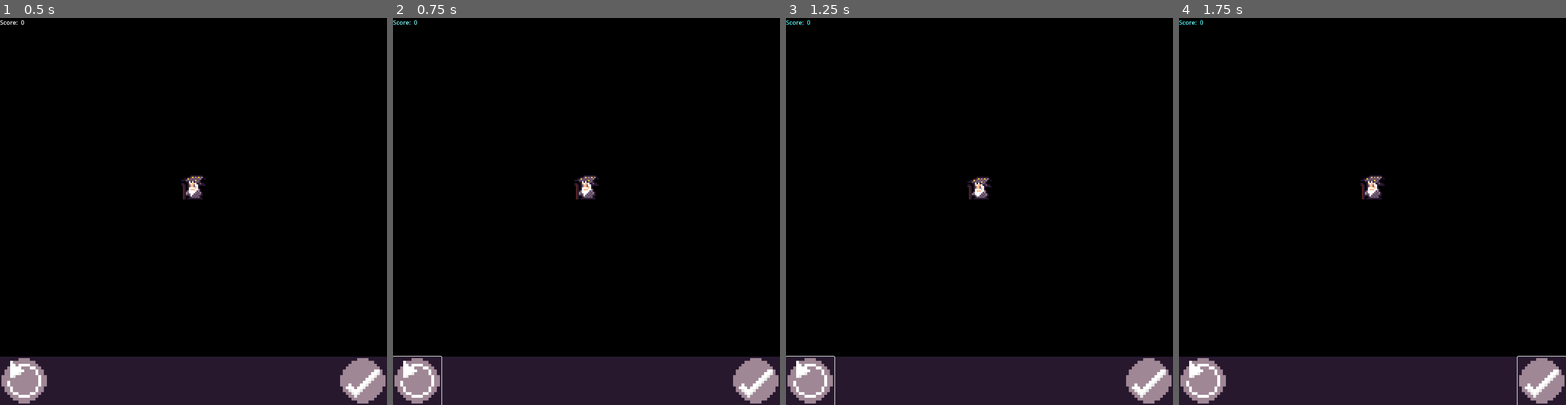
Above: before the commit, frames 1-4 (left to right).
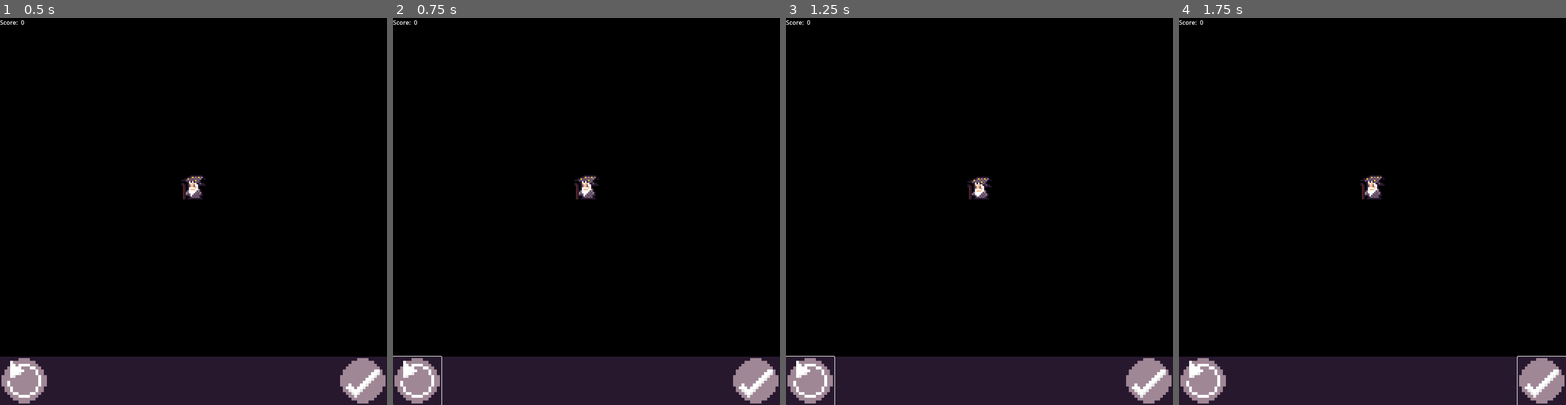
Above: after the commit, the same moments.

Repository: fourbytes/LD55
Game: Godot game, scene res://Main.tscn
Two runs of this game, one before a commit and one after it. Both use one fixed random seed, a clock stepped at 60 frames per second and the inputs below.
Inputs (mouse positions are in pixels of both pictures, inside the frame that each line leads up to):
- Up to frame 1 (0.5 s): no input
- Up to frame 2 (0.75 s): click (416, 381) at 0.5 s
- Up to frame 3 (1.25 s): no input
- Up to frame 4 (1.75 s): click (1542, 381) at 1.25 s

Frame 1 is identical in both runs. In frame 2, less than 0.1% of the frame differs, in the area x 0-13%, y 0-88%; in frame 3, less than 0.1%; in frame 4, less than 0.1%, in the area x 0-100%, y 0-88%.

Commit message:
clean up

Diff:
--- a/scenes/GameSession/LetterCircle/LetterCircle.gd
+++ b/scenes/GameSession/LetterCircle/LetterCircle.gd
@@ -16,7 +16,7 @@
 	self.z_index = 0
 	get_tree().root.size_changed.connect(_on_viewport_size_changed)
 	Store.tiles_changed.connect(_on_tiles_changed)
-	Store.score_changed.connect(_on_tiles_changed)
+	Store.score_changed.connect(_on_score_change)
 
 	# TODO: Move timer into it's own scene.
 	# Start the timer
@@ -27,7 +27,7 @@
 	add_child(timer)
 	timer.start()
 
-	update_letters()
+
 
 func get_center():
 	return get_viewport_rect().get_center() - Vector2(0, 64)
@@ -35,13 +35,10 @@
 func _on_score_change(_new_score):
 	elapsed_time = 0.0
 
+func _on_viewport_size_changed():
+	_on_tiles_changed([])
+
 func _on_tiles_changed(_new_tiles):
-	update_letters()
-
-func _on_viewport_size_changed():
-	update_letters()
-
-func update_letters():
 	print('update letters')
 	var num_letters = len(Store.tiles)
 	var angle_step = 2 * PI / num_letters
@@ -113,11 +110,11 @@
 
 		sprite.set_position(new_position)
 
+
 func add_new_tile(random_index):
 	# Insert the random letter at the random index
 	Store.add_random_tile(random_index)
 	# Update the letters
-	update_letters()
 
 func _process(delta):
 	elapsed_time += delta
@@ -150,7 +147,7 @@
 						Store.select_tile(tile)
 					else:
 						print("Can't select any more letters")
-				update_letters()
+
 		else:
 			for child_node in sprite.get_children():
 				if child_node.get_meta('effect_type') == 'hover':
--- a/scenes/GameSession/LetterStage/LetterStage.gd
+++ b/scenes/GameSession/LetterStage/LetterStage.gd
@@ -7,9 +7,9 @@
 
 # Called when the node enters the scene tree for the first time.
 func _ready():
-	Store.tiles_changed.connect(_on_tiles_changed)
+	Store.selected_tiles_changed.connect(_on_selected_tiles_changed)
 
-func _on_tiles_changed(tiles: Array[Tile]):
+func _on_selected_tiles_changed(_tiles: Array[Tile]):
 	var viewport_size = get_viewport_rect().size
 
 	for child in get_children():
@@ -21,12 +21,12 @@
 		var index = Store.selected_tiles.find(tile)
 		var letter_width = (len(Store.selected_tiles) -1) * (tile.square_size - GAP)
 		var x = viewport_size.x/2 - letter_width/2 + index * (tile.square_size+GAP)
-		var y = viewport_size.y - BUTTON_SIZE/2
+		var y = viewport_size.y - float(BUTTON_SIZE/2)
 		sprite.set_position(Vector2(x, y))
 		sprite.z_index = 2
 		add_child(sprite)
 
-func _process(delta):
+func _process(_delta):
 	var num_letters = len(Store.selected_tiles)
 
 	for i in range(num_letters):
--- a/store.gd
+++ b/store.gd
@@ -7,6 +7,7 @@
 
 signal score_changed(new_score)
 signal tiles_changed(new_tiles)
+signal selected_tiles_changed(new_tiles)
 
 func increment_score(amount = 1):
 	score += amount
@@ -20,22 +21,23 @@
 	for tile in tilesToDelete:
 		tiles.erase(tile)
 		deselect_tile(tile)
+	tiles_changed.emit(tiles)
 
 func select_tile(tile: Tile):
 	tile.isSelected = true
 	selected_tiles.append(tile)
-	tiles_changed.emit(tiles)
+	selected_tiles_changed.emit(tiles)
 
 func deselect_tile(tile: Tile):
 	selected_tiles.erase(tile)
 	tile.isSelected = false
-	tiles_changed.emit(tiles)
+	selected_tiles_changed.emit(tiles)
 
 func deselect_all_tiles():
 	selected_tiles = []
 	for tile in tiles:
 		tile.isSelected = false
-	tiles_changed.emit(tiles)
+	selected_tiles_changed.emit(tiles)
 
 func submit_word():
 	var word = ''
@@ -54,6 +56,6 @@
 	selected_tiles = []
 	tiles = []
 	tiles_changed.emit(tiles)
-
+	selected_tiles_changed.emit(selected_tiles)
 	score = 0
 	score_changed.emit(score)
